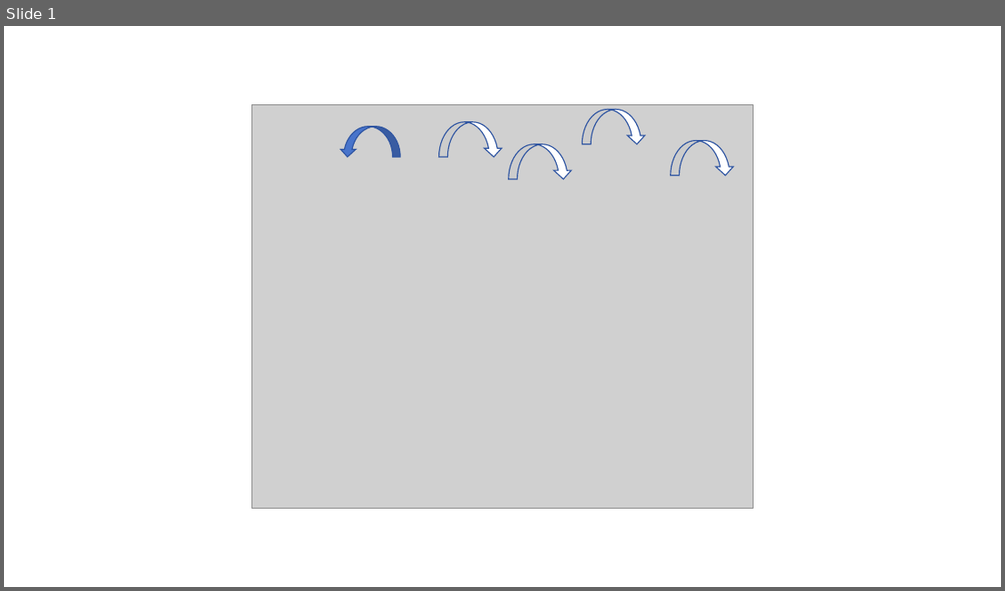
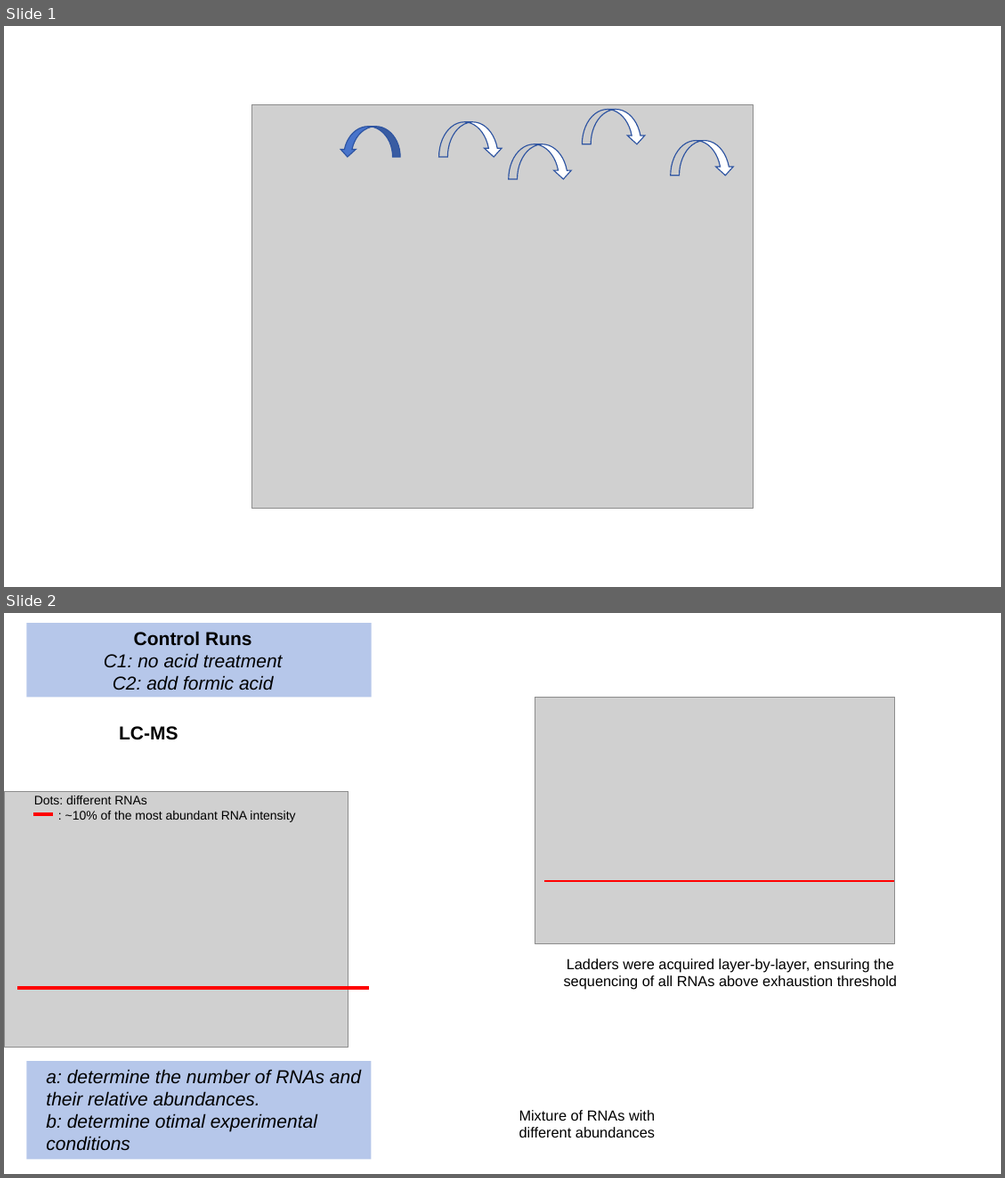
Before and after one commit to Shangsi-Lin/RNA_simulation, a slide deck: Data/sgRNA/Figure1/figure1.pptx. Shown one above the other, each under a label of ours: slide 1 before the commit, slides 1 and 2 after it. The pictures are 1005x591 and 1005x1178 pixels, drawn with LibreOffice and Linux fonts; fonts in the diff are those of the drawing; grey boxes stand for pictures. Boxes give left, top, right and bottom in pixels: in the first picture for what was removed or moved away, otherwise in the second. Text is boxed around its words. In the diff, an @@ line names an element or a change of style, - is before the commit and + after.

```diff
--- a/Data/sgRNA/Figure1/figure1.pptx
+++ b/Data/sgRNA/Figure1/figure1.pptx
@@ slide 2 added at (4, 613, 1001, 1174), background #FFFFFF @@
@@ rectangle added at (26, 623, 372, 697), fill #B6C7EA @@
@@ text added at (104, 631, 283, 690), 18 pt, text #000000, italic @@
+Control Runs
+C1: no acid treatment
+C2: add formic acid
@@ picture added at (535, 697, 895, 943) @@
@@ text added at (119, 726, 178, 740), 18 pt, text #000000, bold @@
+LC-MS
@@ picture added at (4, 791, 348, 1046) @@
@@ text added at (34, 795, 295, 822), 12 pt, text #000000 @@
+Dots: different RNAs
+: ~10% of the most abundant RNA intensity
@@ line added from (34, 814) to (53, 814), #FF0000 3.25 pt @@
@@ line added from (544, 881) to (895, 881), #FF0000 2.25 pt @@
@@ text added at (564, 958, 897, 989), 14 pt, text #000000 @@
+Ladders were acquired layer-by-layer, ensuring the sequencing of all RNAs above exhaustion threshold
@@ line added from (17, 989) to (369, 989), #FF0000 3.25 pt @@
@@ rectangle added at (26, 1061, 372, 1159), fill #B6C7EA @@
@@ text added at (46, 1069, 361, 1151), 18 pt, text #000000, italic @@
+a: determine the number of RNAs and their relative abundances.
+b: determine otimal experimental conditions
@@ text added at (519, 1110, 655, 1137), 14 pt, text #000000 @@
+Mixture of RNAs with different abundances
```
Also in this commit, not shown: 2 other slides added, 11 other files.
